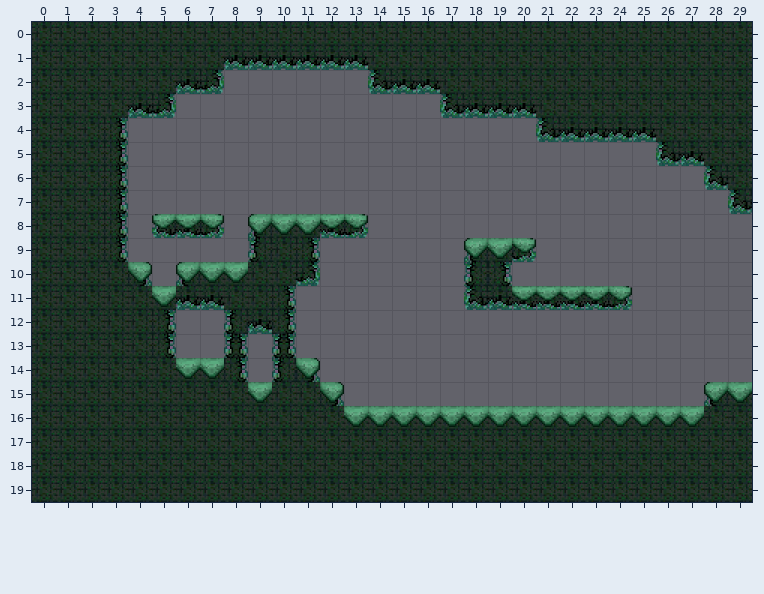
An edit to a level. Tiled map, captain_brinetooth/Assets/maps/level_ends0/Etile2.tmx. This is how it looked before the edit.
Cells are 64x64 px. Shown: x 0..29, y 0..19.
And afterwards:
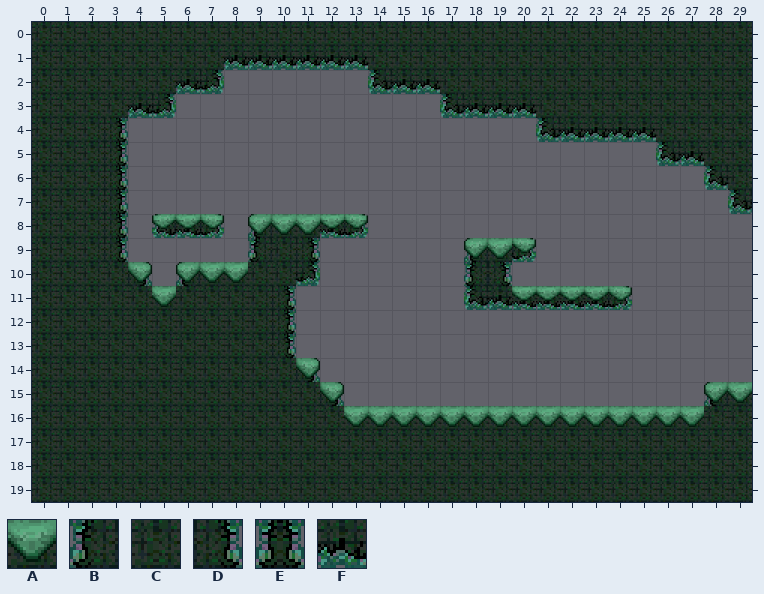
Key: from "level0": A 1, B 4, C 5, D 6, E 7, F 9.
_ is an empty cell.
From old to new:
Layer "tiles":
y 11: x 6..7 FF -> CC
y 12: x 5..9 D__BF -> CCCCC
y 13: x 5..10 D__E_E -> CCCCCD
y 14: x 6..10 AAD_B -> CCCCC
y 15: x 9 A -> C
Boxes around the changes in both pictures, in picture pixels (x1, y1, x2, y2):
changed: (152, 295, 296, 403)
